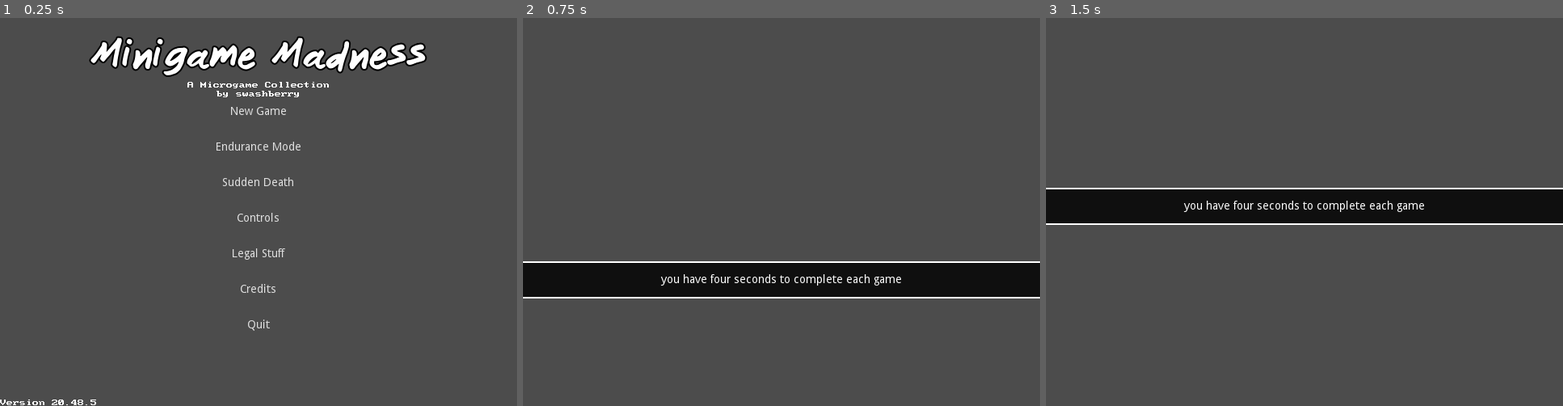
Above: before the commit, frames 1-3 (left to right).
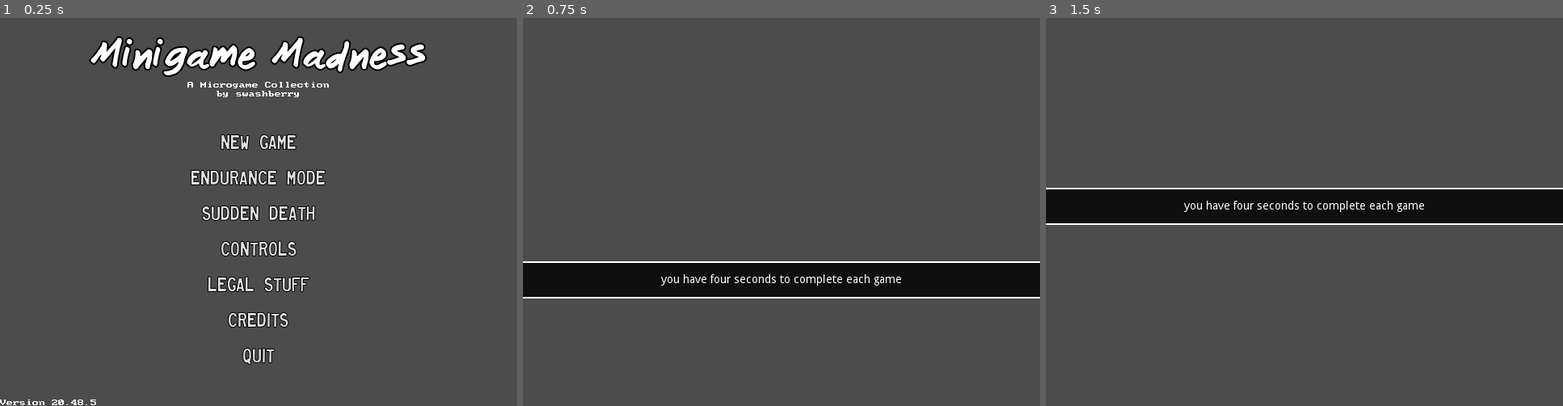
Above: after the commit, the same moments.

Repository: swashdev/minigame-madness
Game: Godot game, scene res://master/scenes/master.tscn
The game is run twice, just before and just after one commit, with the same random seed, the same clock (stepped at 60 frames per second) and the same inputs.
Inputs (mouse positions are in pixels of both pictures, inside the frame that each line leads up to):
- Up to frame 1 (0.25 s): no input
- Up to frame 2 (0.75 s): click "New Game" at 0.5 s
- Up to frame 3 (1.5 s): tap Enter at 1.25 s; move the mouse to (1418, 192) at 1.27 s; hold Right (move_right) from 1.28 s (still down); hold Space (action) from 1.28 s (still down)

The runs differ from the first frame. In frame 1, 3.3% of the frame differs, in the area x 36-63%, y 22-90%; in frame 2, nothing differs; in frame 3, nothing differs.

Commit message:
[META] add a theme for the main menu.
The main menu now has a "theme" that gives the menu buttons a styled
appearance and pretty decent responsiveness.  The bottom margin has been
lowered to make room for the larger font size.

Diff:
--- a/master/scenes/menus/main_menu.tscn
+++ b/master/scenes/menus/main_menu.tscn
@@ -7,10 +7,13 @@
 [ext_resource path="res://master/scenes/menus/dialogs/controls_dialog.tscn" type="PackedScene" id=5]
 [ext_resource path="res://shared/fonts/modern_DOS.tres" type="DynamicFont" id=6]
 [ext_resource path="res://shared/fonts/title.tres" type="DynamicFont" id=7]
+[ext_resource path="res://shared/themes/main_menu.tres" type="Theme" id=8]
+[ext_resource path="res://shared/themes/minigame_madness.tres" type="Theme" id=9]
 
 [node name="MainMenu" type="Control"]
 anchor_right = 1.0
 anchor_bottom = 1.0
+theme = ExtResource( 9 )
 script = ExtResource( 1 )
 __meta__ = {
 "_edit_use_anchors_": false
@@ -19,10 +22,11 @@
 [node name="Menu" type="MarginContainer" parent="."]
 anchor_right = 1.0
 anchor_bottom = 1.0
+theme = ExtResource( 8 )
 custom_constants/margin_right = 120
 custom_constants/margin_top = 80
 custom_constants/margin_left = 120
-custom_constants/margin_bottom = 80
+custom_constants/margin_bottom = 40
 __meta__ = {
 "_edit_use_anchors_": false
 }
@@ -31,29 +35,29 @@
 margin_left = 120.0
 margin_top = 80.0
 margin_right = 520.0
-margin_bottom = 400.0
+margin_bottom = 440.0
 alignment = 2
 __meta__ = {
 "_edit_use_anchors_": false
 }
 
 [node name="NewGameButton" parent="Menu/Buttons" instance=ExtResource( 4 )]
-margin_top = 16.0
-margin_bottom = 56.0
+margin_top = 56.0
+margin_bottom = 96.0
 rect_min_size = Vector2( 0, 40 )
 text = "New Game"
 _descriptive_text = "play 8 minigames with 5 lives"
 
 [node name="EnduranceModeButton" parent="Menu/Buttons" instance=ExtResource( 4 )]
-margin_top = 60.0
-margin_bottom = 100.0
+margin_top = 100.0
+margin_bottom = 140.0
 rect_min_size = Vector2( 0, 40 )
 text = "Endurance Mode"
 _descriptive_text = "play an infinite number of minigames with five lives"
 
 [node name="SuddenDeath" parent="Menu/Buttons" instance=ExtResource( 4 )]
-margin_top = 104.0
-margin_bottom = 144.0
+margin_top = 144.0
+margin_bottom = 184.0
 rect_min_size = Vector2( 0, 40 )
 text = "Sudden Death"
 _descriptive_text = "play endurance mode with only one life"
@@ -71,17 +75,17 @@
 }
 
 [node name="ControlsButton" type="Button" parent="Menu/Buttons"]
-margin_top = 148.0
+margin_top = 188.0
 margin_right = 400.0
-margin_bottom = 188.0
+margin_bottom = 228.0
 rect_min_size = Vector2( 0, 40 )
 text = "Controls"
 flat = true
 
 [node name="LegalStuffButton" type="Button" parent="Menu/Buttons"]
-margin_top = 192.0
+margin_top = 232.0
 margin_right = 400.0
-margin_bottom = 232.0
+margin_bottom = 272.0
 rect_min_size = Vector2( 0, 40 )
 text = "Legal Stuff"
 flat = true
@@ -90,17 +94,17 @@
 }
 
 [node name="CreditsButton" type="Button" parent="Menu/Buttons"]
-margin_top = 236.0
+margin_top = 276.0
 margin_right = 400.0
-margin_bottom = 276.0
+margin_bottom = 316.0
 rect_min_size = Vector2( 0, 40 )
 text = "Credits"
 flat = true
 
 [node name="QuitButton" type="Button" parent="Menu/Buttons"]
-margin_top = 280.0
+margin_top = 320.0
 margin_right = 400.0
-margin_bottom = 320.0
+margin_bottom = 360.0
 rect_min_size = Vector2( 0, 40 )
 text = "Quit"
 flat = true
--- /dev/null
+++ b/shared/fonts/main_menu_button.tres
@@ -0,0 +1,10 @@
+[gd_resource type="DynamicFont" load_steps=2 format=2]
+
+[ext_resource path="res://shared/fonts/jlh/HeavyEquipment.ttf" type="DynamicFontData" id=1]
+
+[resource]
+resource_name = "Heavy Equipment"
+size = 24
+outline_size = 1
+outline_color = Color( 0, 0, 0, 1 )
+font_data = ExtResource( 1 )
--- /dev/null
+++ b/shared/themes/main_menu.tres
@@ -0,0 +1,53 @@
+[gd_resource type="Theme" load_steps=6 format=2]
+
+[ext_resource path="res://shared/fonts/main_menu_button.tres" type="DynamicFont" id=1]
+
+[sub_resource type="StyleBoxFlat" id=1]
+content_margin_left = 2.0
+content_margin_right = 2.0
+content_margin_top = 2.0
+content_margin_bottom = 2.0
+bg_color = Color( 1, 1, 1, 0 )
+border_width_left = 1
+border_width_top = 1
+border_width_right = 1
+border_width_bottom = 1
+
+[sub_resource type="StyleBoxFlat" id=2]
+content_margin_left = 1.0
+content_margin_right = 1.0
+content_margin_top = 1.0
+content_margin_bottom = 1.0
+bg_color = Color( 1, 1, 1, 0 )
+border_width_left = 1
+border_width_top = 1
+border_width_right = 1
+border_width_bottom = 1
+border_color = Color( 0, 0, 0, 1 )
+
+[sub_resource type="StyleBoxFlat" id=3]
+content_margin_left = 2.0
+content_margin_right = 2.0
+content_margin_top = 2.0
+content_margin_bottom = 2.0
+bg_color = Color( 1, 1, 1, 0 )
+border_width_left = 1
+border_width_top = 1
+border_width_right = 1
+border_width_bottom = 1
+border_color = Color( 1, 1, 1, 0 )
+
+[sub_resource type="StyleBoxEmpty" id=4]
+content_margin_left = 2.0
+content_margin_right = 2.0
+content_margin_top = 2.0
+content_margin_bottom = 2.0
+
+[resource]
+Button/colors/font_color_hover = Color( 1, 1, 1, 1 )
+Button/colors/font_color_pressed = Color( 1, 1, 0.8, 1 )
+Button/fonts/font = ExtResource( 1 )
+Button/styles/focus = SubResource( 1 )
+Button/styles/hover = SubResource( 2 )
+Button/styles/normal = SubResource( 3 )
+Button/styles/pressed = SubResource( 4 )
Not shown: 1 places in master/scenes/menus/main_menu.tscn that only renumber resources
